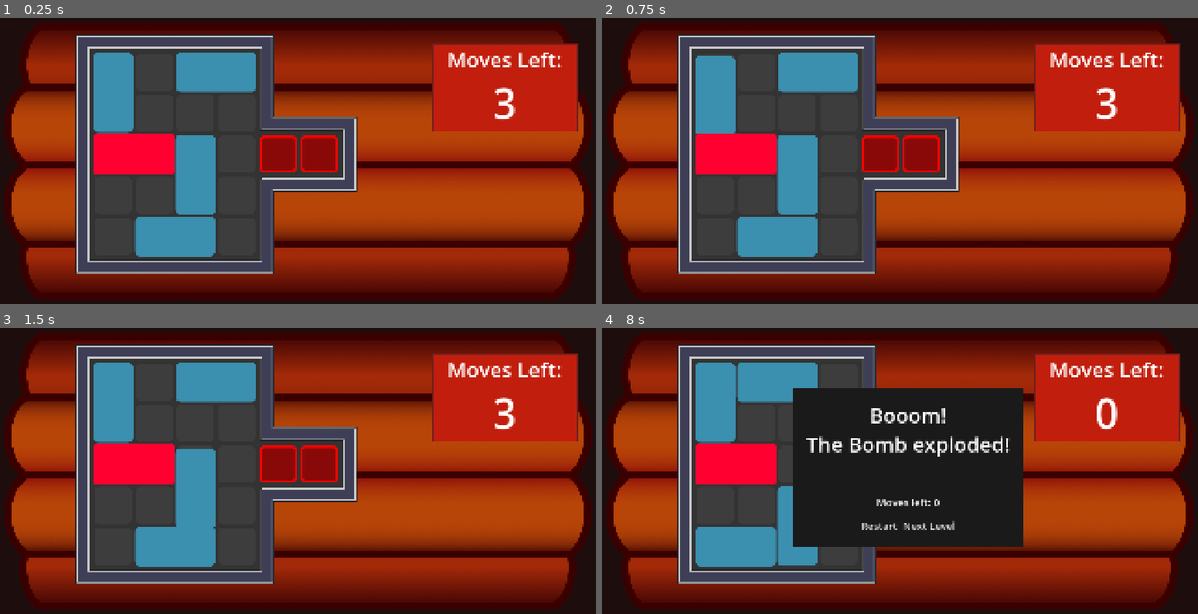
Above: before the commit, frames 1-4 (two rows, left to right).
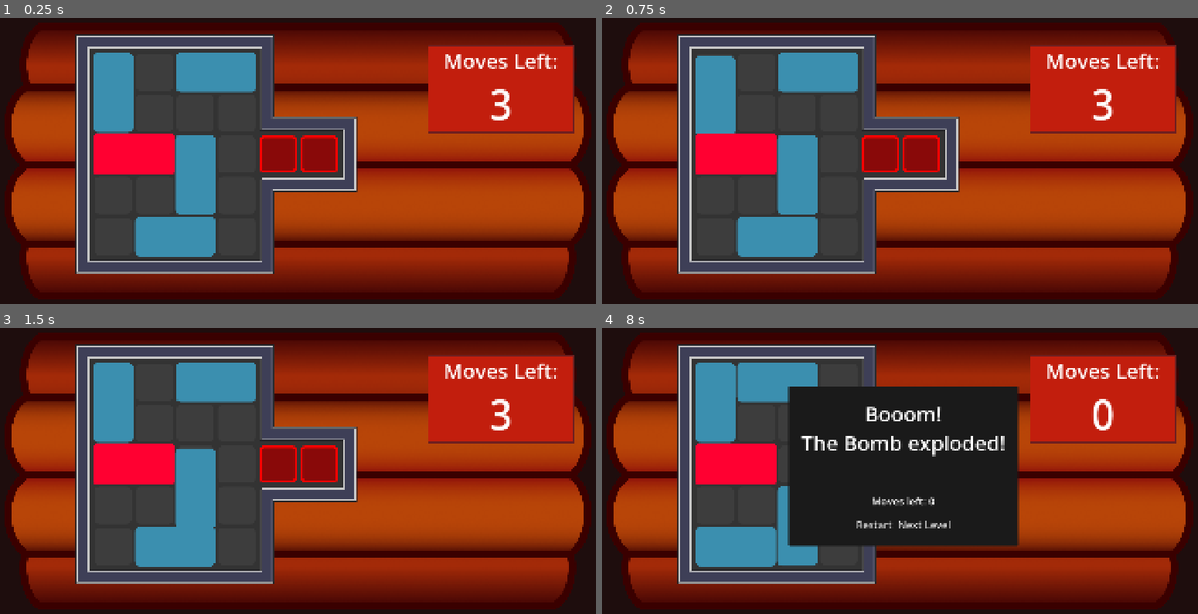
Above: after the commit, the same moments.

Repository: RBW1999/bomb-rush-hour-game
Game: Godot game, scene res://scenes/level.tscn
Two runs of this game, one before a commit and one after it. Both use one fixed random seed, a clock stepped at 60 frames per second and the inputs below.
Inputs (mouse positions are in pixels of both pictures, inside the frame that each line leads up to):
- Up to frame 1 (0.25 s): no input
- Up to frame 2 (0.75 s): tap Enter at 0.5 s; drag from (715, 92) to (900, 155) at 0.52 s
- Up to frame 3 (1.5 s): drag from (196, 485) to (274, 536) at 1.27 s
- Up to frame 4 (8 s): tap Space at 2, 5.75 s; move the mouse to (816, 382) at 2.02 s; press the mouse at (816, 382) at 2.03 s; release the mouse at (816, 382) at 2.75 s; tap Enter at 2.75, 7.25 s; drag from (774, 545) to (721, 416) at 2.77 s; drag from (733, 465) to (900, 465) at 3.52 s; drag from (721, 416) to (900, 465) at 4.27 s; move the mouse to (941, 468) at 5.02 s; press the mouse at (941, 468) at 5.03 s; release the mouse at (941, 468) at 5.75 s; drag from (816, 379) to (786, 485) at 5.77 s; move the mouse to (1043, 450) at 6.52 s; press the mouse at (1043, 450) at 6.53 s; release the mouse at (1043, 450) at 7.25 s; drag from (786, 485) to (876, 536) at 7.27 s

The runs differ from the first frame. In frame 1, 2.0% of the frame differs, in the area x 71-98%, y 8-41%; in frame 2, 2.0%; in frame 3, 2.0%; in frame 4, 5.6%, in the area x 31-98%, y 8-77%.

Commit message:
place UI in seperate secenes

Diff:
--- a/scenes/level.tscn
+++ b/scenes/level.tscn
@@ -6,9 +6,9 @@
 [ext_resource type="PackedScene" uid="uid://csmcfjofef0c7" path="res://scenes/Block-2by1.tscn" id="3_w8frs"]
 [ext_resource type="Texture2D" uid="uid://b28wn7lq3wg2m" path="res://assets/Texture Atlas.png" id="4_mx8sn"]
 [ext_resource type="PackedScene" uid="uid://bq5v2yjx4erry" path="res://scenes/Block-Bomb.tscn" id="5_2r41h"]
-[ext_resource type="Script" uid="uid://k6v7rlgrpty8" path="res://scenes/level_end_UI_controller.gd" id="5_ppgk2"]
 [ext_resource type="Script" uid="uid://e7jmw3it4yw4" path="res://scenes/win_condition.gd" id="6_b121j"]
-[ext_resource type="Script" uid="uid://rabca3oub7t" path="res://scenes/MoveController.gd" id="7_klq6b"]
+[ext_resource type="PackedScene" uid="uid://emlcfdar1522" path="res://scenes/level_end_ui.tscn" id="8_8c41q"]
+[ext_resource type="PackedScene" uid="uid://4gkeb4ba1e2v" path="res://scenes/move_countdown_ui.tscn" id="9_olg7q"]
 
 [sub_resource type="TileSetAtlasSource" id="TileSetAtlasSource_ppgk2"]
 texture = ExtResource("4_mx8sn")
@@ -50,29 +50,6 @@
 
 [sub_resource type="RectangleShape2D" id="RectangleShape2D_qafkn"]
 size = Vector2(256, 128)
-
-[sub_resource type="StyleBoxFlat" id="StyleBoxFlat_mx8sn"]
-content_margin_left = 40.0
-content_margin_top = 40.0
-content_margin_right = 40.0
-content_margin_bottom = 40.0
-bg_color = Color(0.101960786, 0.101960786, 0.101960786, 1)
-corner_radius_top_left = 3
-corner_radius_top_right = 3
-corner_radius_bottom_right = 3
-corner_radius_bottom_left = 3
-corner_detail = 5
-
-[sub_resource type="StyleBoxFlat" id="StyleBoxFlat_2uawf"]
-bg_color = Color(0.76085454, 0.116711594, 0.050187856, 1)
-border_width_left = 5
-border_width_top = 5
-border_width_right = 5
-border_width_bottom = 5
-border_color = Color(0.43529412, 0.12156863, 0.12156863, 1)
-
-[sub_resource type="Theme" id="Theme_qafkn"]
-PanelContainer/styles/panel = SubResource("StyleBoxFlat_2uawf")
 
 [node name="level" type="Node2D" unique_id=482031804 node_paths=PackedStringArray("win_conditions") groups=["LevelController"]]
 script = ExtResource("1_mx8sn")
@@ -146,108 +123,21 @@
 size_flags_vertical = 3
 mouse_filter = 1
 
-[node name="LevelEnd" type="PanelContainer" parent="UI" unique_id=1684192149]
-unique_name_in_owner = true
-visible = false
-layout_mode = 1
-anchors_preset = 8
-anchor_left = 0.5
-anchor_top = 0.5
-anchor_right = 0.5
-anchor_bottom = 0.5
-offset_left = -20.0
-offset_top = -20.0
-offset_right = 20.0
-offset_bottom = 20.0
-grow_horizontal = 2
-grow_vertical = 2
-theme_override_styles/panel = SubResource("StyleBoxFlat_mx8sn")
-script = ExtResource("5_ppgk2")
-
-[node name="VBoxContainer" type="VBoxContainer" parent="UI/LevelEnd" unique_id=1718606771]
-layout_mode = 2
-theme_override_constants/separation = 10
-
-[node name="L_Lost" type="Label" parent="UI/LevelEnd/VBoxContainer" unique_id=317902189]
-unique_name_in_owner = true
-visible = false
-layout_mode = 2
-theme_override_font_sizes/font_size = 64
-text = "Booom!
-The Bomb exploded!
-"
-horizontal_alignment = 1
-
-[node name="L_Won" type="Label" parent="UI/LevelEnd/VBoxContainer" unique_id=1688737873]
-unique_name_in_owner = true
-layout_mode = 2
-theme_override_font_sizes/font_size = 64
-text = "You diffused the
- Bomb in time"
-horizontal_alignment = 1
-
-[node name="HSeparator2" type="HSeparator" parent="UI/LevelEnd/VBoxContainer" unique_id=2018636070]
-layout_mode = 2
-
-[node name="L_MovesLeft" type="Label" parent="UI/LevelEnd/VBoxContainer" unique_id=1029778686]
-unique_name_in_owner = true
-layout_mode = 2
-theme_override_font_sizes/font_size = 32
-text = "Moves Left: 0"
-horizontal_alignment = 1
-
-[node name="HSeparator" type="HSeparator" parent="UI/LevelEnd/VBoxContainer" unique_id=1788835364]
-layout_mode = 2
-
-[node name="HBoxContainer" type="HBoxContainer" parent="UI/LevelEnd/VBoxContainer" unique_id=1867754062]
-layout_mode = 2
-theme_override_constants/separation = 10
-alignment = 1
-
-[node name="B_Restart" type="Button" parent="UI/LevelEnd/VBoxContainer/HBoxContainer" unique_id=2094036556]
-layout_mode = 2
-theme_override_font_sizes/font_size = 32
-text = "Restart"
-
-[node name="B_Next" type="Button" parent="UI/LevelEnd/VBoxContainer/HBoxContainer" unique_id=456190457]
-layout_mode = 2
-theme_override_font_sizes/font_size = 32
-text = "Next Level"
-
-[node name="MoveCountdown" type="PanelContainer" parent="UI" unique_id=907666285]
+[node name="LevelEnd" parent="UI" unique_id=1965265778 instance=ExtResource("8_8c41q")]
 unique_name_in_owner = true
 layout_mode = 1
-anchors_preset = 6
-anchor_left = 1.0
-anchor_top = 0.5
-anchor_right = 1.0
-anchor_bottom = 0.5
-offset_left = -571.0
-offset_top = -355.0
-offset_right = -116.0
-offset_bottom = -78.0
-grow_horizontal = 0
-grow_vertical = 2
-theme = SubResource("Theme_qafkn")
-script = ExtResource("7_klq6b")
+offset_left = -308.0
+offset_top = -207.0
+offset_right = 278.0
+offset_bottom = 198.0
 
-[node name="VBoxContainer" type="VBoxContainer" parent="UI/MoveCountdown" unique_id=716267390]
-layout_mode = 2
-
-[node name="Moves_Text" type="Label" parent="UI/MoveCountdown/VBoxContainer" unique_id=651152185]
-layout_mode = 2
-theme_override_font_sizes/font_size = 64
-text = "Moves Left:"
-horizontal_alignment = 1
-
-[node name="Moves_Int" type="Label" parent="UI/MoveCountdown/VBoxContainer" unique_id=744301457]
+[node name="MoveCountdown" parent="UI" unique_id=982783656 instance=ExtResource("9_olg7q")]
 unique_name_in_owner = true
-layout_mode = 2
-theme_override_font_sizes/font_size = 128
-text = "0"
-horizontal_alignment = 1
+layout_mode = 1
+offset_left = -583.0
+offset_top = -351.0
+offset_right = -128.0
+offset_bottom = -74.0
 
 [connection signal="area_entered" from="TileMapLayer/WinCondition" to="TileMapLayer/WinCondition" method="_on_area_entered"]
 [connection signal="body_entered" from="TileMapLayer/WinCondition" to="TileMapLayer/WinCondition" method="_on_body_entered"]
-[connection signal="pressed" from="UI/LevelEnd/VBoxContainer/HBoxContainer/B_Restart" to="UI/LevelEnd" method="_on_b_restart_pressed"]
-[connection signal="pressed" from="UI/LevelEnd/VBoxContainer/HBoxContainer/B_Next" to="UI/LevelEnd" method="_on_b_next_pressed"]
--- /dev/null
+++ b/scenes/level_end_ui.tscn
@@ -0,0 +1,84 @@
+[gd_scene format=3 uid="uid://emlcfdar1522"]
+
+[ext_resource type="Script" uid="uid://k6v7rlgrpty8" path="res://scenes/level_end_UI_controller.gd" id="1_agyl0"]
+
+[sub_resource type="StyleBoxFlat" id="StyleBoxFlat_mx8sn"]
+content_margin_left = 40.0
+content_margin_top = 40.0
+content_margin_right = 40.0
+content_margin_bottom = 40.0
+bg_color = Color(0.101960786, 0.101960786, 0.101960786, 1)
+corner_radius_top_left = 3
+corner_radius_top_right = 3
+corner_radius_bottom_right = 3
+corner_radius_bottom_left = 3
+corner_detail = 5
+
+[node name="LevelEnd" type="PanelContainer" unique_id=1965265778]
+visible = false
+anchors_preset = 8
+anchor_left = 0.5
+anchor_top = 0.5
+anchor_right = 0.5
+anchor_bottom = 0.5
+offset_left = -20.0
+offset_top = -20.0
+offset_right = 20.0
+offset_bottom = 20.0
+grow_horizontal = 2
+grow_vertical = 2
+theme_override_styles/panel = SubResource("StyleBoxFlat_mx8sn")
+script = ExtResource("1_agyl0")
+
+[node name="VBoxContainer" type="VBoxContainer" parent="." unique_id=276143074]
+layout_mode = 2
+theme_override_constants/separation = 10
+
+[node name="L_Lost" type="Label" parent="VBoxContainer" unique_id=1275188231]
+unique_name_in_owner = true
+visible = false
+layout_mode = 2
+theme_override_font_sizes/font_size = 64
+text = "Booom!
+The Bomb exploded!
+"
+horizontal_alignment = 1
+
+[node name="L_Won" type="Label" parent="VBoxContainer" unique_id=1893861544]
+unique_name_in_owner = true
+layout_mode = 2
+theme_override_font_sizes/font_size = 64
+text = "You diffused the
+ Bomb in time"
+horizontal_alignment = 1
+
+[node name="HSeparator2" type="HSeparator" parent="VBoxContainer" unique_id=426026705]
+layout_mode = 2
+
+[node name="L_MovesLeft" type="Label" parent="VBoxContainer" unique_id=652089031]
+unique_name_in_owner = true
+layout_mode = 2
+theme_override_font_sizes/font_size = 32
+text = "Moves Left: 0"
+horizontal_alignment = 1
+
+[node name="HSeparator" type="HSeparator" parent="VBoxContainer" unique_id=90823158]
+layout_mode = 2
+
+[node name="HBoxContainer" type="HBoxContainer" parent="VBoxContainer" unique_id=1478562247]
+layout_mode = 2
+theme_override_constants/separation = 10
+alignment = 1
+
+[node name="B_Restart" type="Button" parent="VBoxContainer/HBoxContainer" unique_id=1639537665]
+layout_mode = 2
+theme_override_font_sizes/font_size = 32
+text = "Restart"
+
+[node name="B_Next" type="Button" parent="VBoxContainer/HBoxContainer" unique_id=166831338]
+layout_mode = 2
+theme_override_font_sizes/font_size = 32
+text = "Next Level"
+
+[connection signal="pressed" from="VBoxContainer/HBoxContainer/B_Restart" to="." method="_on_b_restart_pressed"]
+[connection signal="pressed" from="VBoxContainer/HBoxContainer/B_Next" to="." method="_on_b_next_pressed"]
--- /dev/null
+++ b/scenes/move_countdown_ui.tscn
@@ -0,0 +1,45 @@
+[gd_scene format=3 uid="uid://4gkeb4ba1e2v"]
+
+[ext_resource type="Script" uid="uid://rabca3oub7t" path="res://scenes/MoveController.gd" id="1_u8h3i"]
+
+[sub_resource type="StyleBoxFlat" id="StyleBoxFlat_2uawf"]
+bg_color = Color(0.76085454, 0.116711594, 0.050187856, 1)
+border_width_left = 5
+border_width_top = 5
+border_width_right = 5
+border_width_bottom = 5
+border_color = Color(0.43529412, 0.12156863, 0.12156863, 1)
+
+[sub_resource type="Theme" id="Theme_qafkn"]
+PanelContainer/styles/panel = SubResource("StyleBoxFlat_2uawf")
+
+[node name="MoveCountdown" type="PanelContainer" unique_id=982783656]
+anchors_preset = 6
+anchor_left = 1.0
+anchor_top = 0.5
+anchor_right = 1.0
+anchor_bottom = 0.5
+offset_left = -571.0
+offset_top = -355.0
+offset_right = -116.0
+offset_bottom = -78.0
+grow_horizontal = 0
+grow_vertical = 2
+theme = SubResource("Theme_qafkn")
+script = ExtResource("1_u8h3i")
+
+[node name="VBoxContainer" type="VBoxContainer" parent="." unique_id=414673885]
+layout_mode = 2
+
+[node name="Moves_Text" type="Label" parent="VBoxContainer" unique_id=1023359154]
+layout_mode = 2
+theme_override_font_sizes/font_size = 64
+text = "Moves Left:"
+horizontal_alignment = 1
+
+[node name="Moves_Int" type="Label" parent="VBoxContainer" unique_id=1888735024]
+unique_name_in_owner = true
+layout_mode = 2
+theme_override_font_sizes/font_size = 128
+text = "0"
+horizontal_alignment = 1
